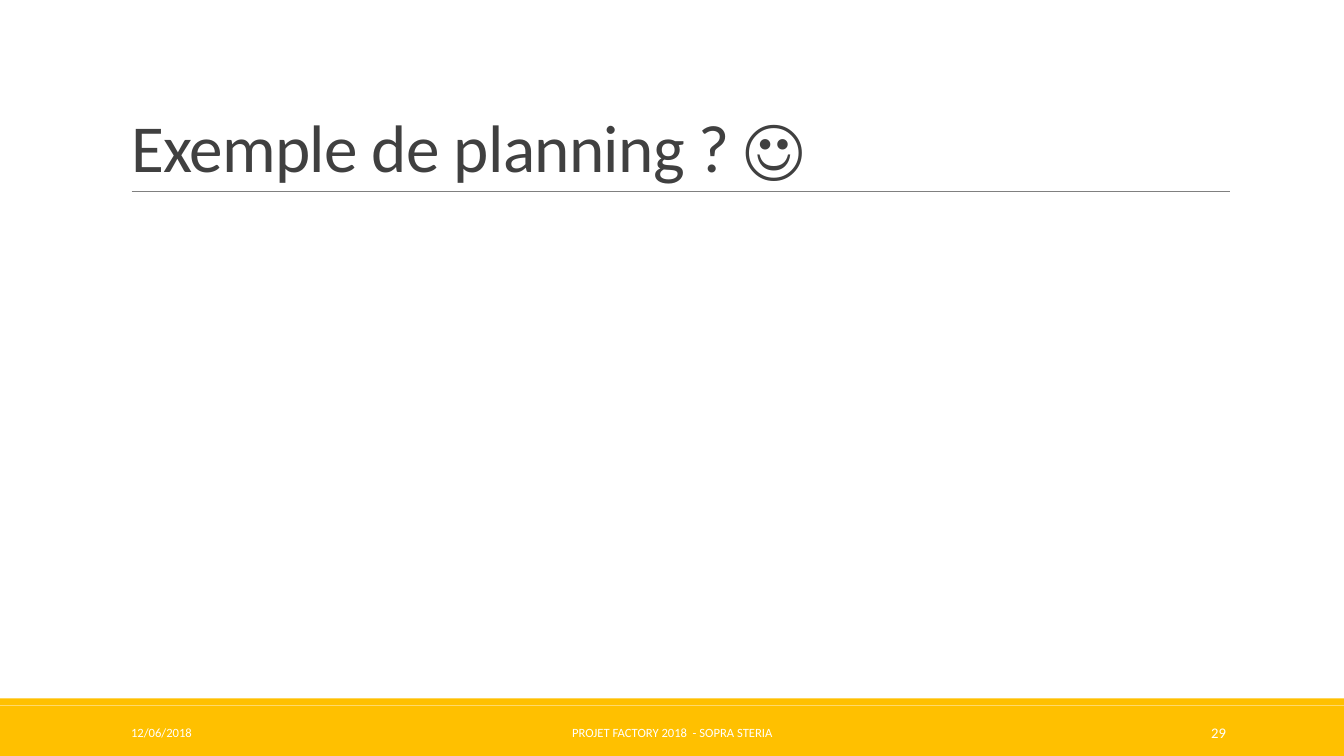
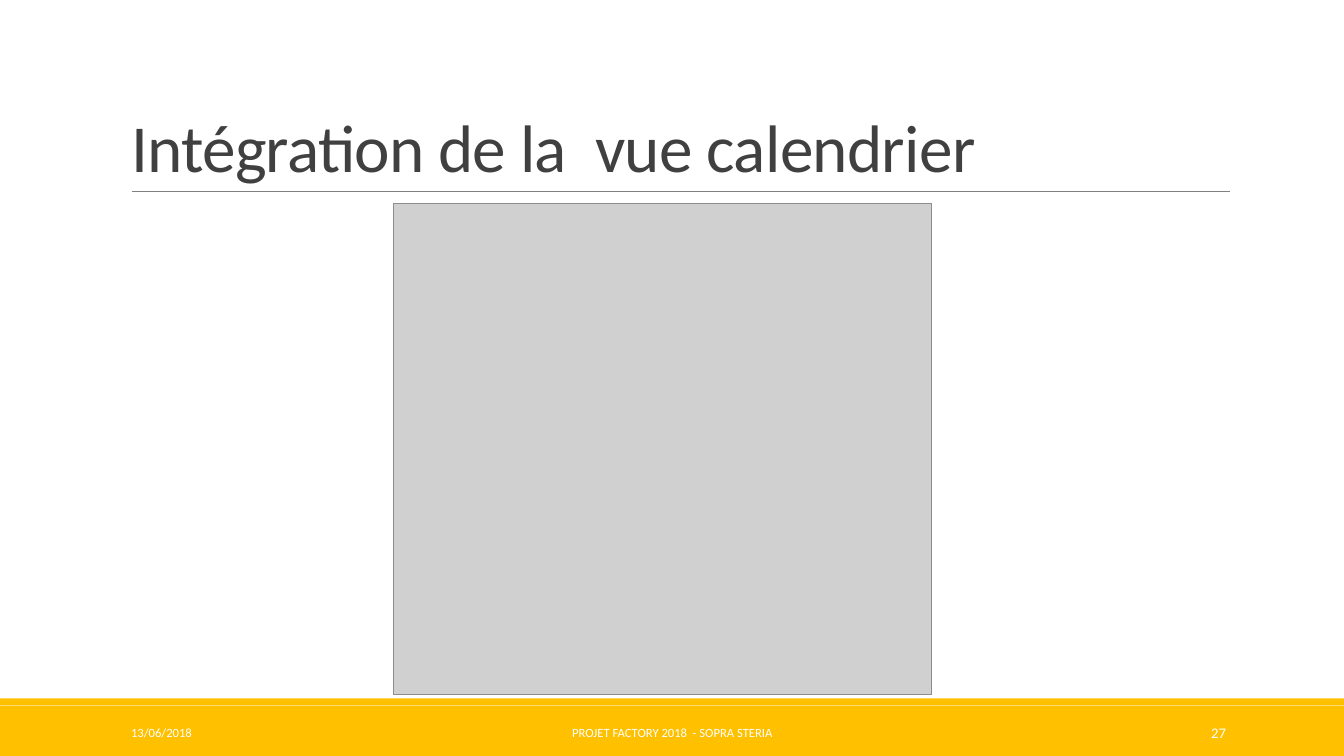
Before and after one commit to Pweting/ProjetFinalAAA, a slide deck: slide 27 of ProjetFinalAAA-Factory.pptx (slide 29 before the commit). Drawn at 1344x756 pixels with LibreOffice and Linux fonts; fonts in the diff are those of the drawing; grey boxes stand for pictures. Boxes give left, top, right and bottom in pixels: in the first picture for what was removed or moved away, otherwise in the second. Text is boxed around its words. In the diff, an @@ line names an element or a change of style, - is before the commit and + after.

Commit message:
Powerpoint corrigé ! et page accueil image

```diff
--- a/ProjetFinalAAA-Factory.pptx
+++ b/ProjetFinalAAA-Factory.pptx
@@ title at [131, 125, 976, 184]: text changed @@
-Exemple de planning ? ☺
+Intégration de la vue calendrier
@@ picture added at [393, 204, 932, 695] @@
@@ text at [131, 728, 192, 738]: text changed @@
-12/06/2018
+13/06/2018
@@ page number at [1211, 728, 1226, 738]: text changed @@
-29
+27
```
Also in this commit, not shown: 30 other slides changed, 3 slides added, 2 slides removed, 3 other files.
